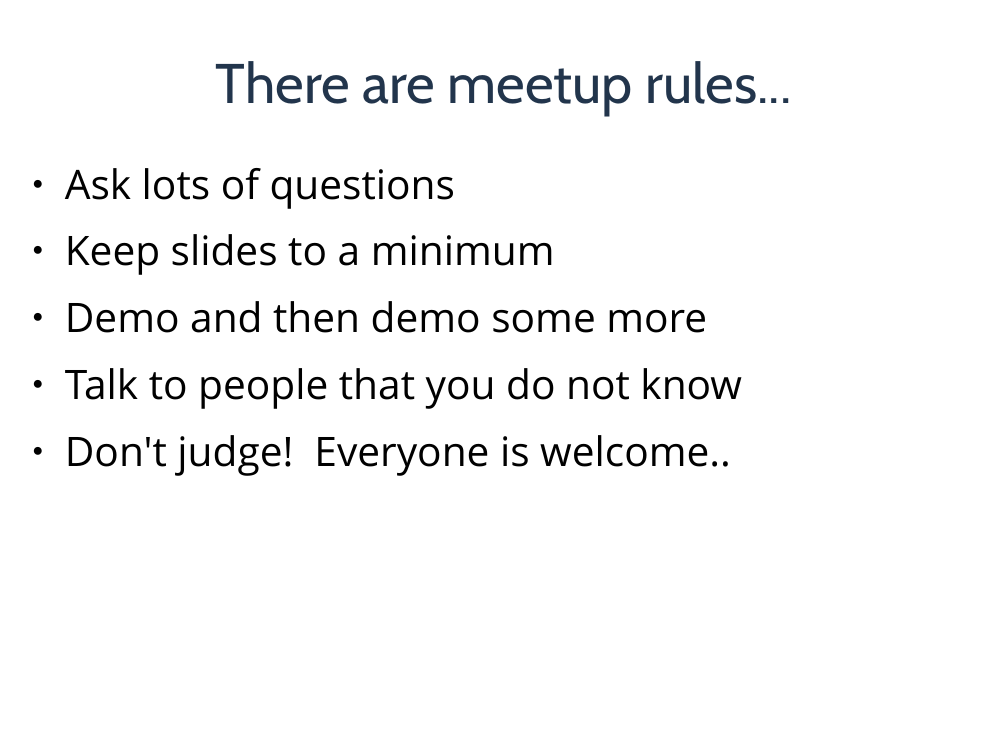
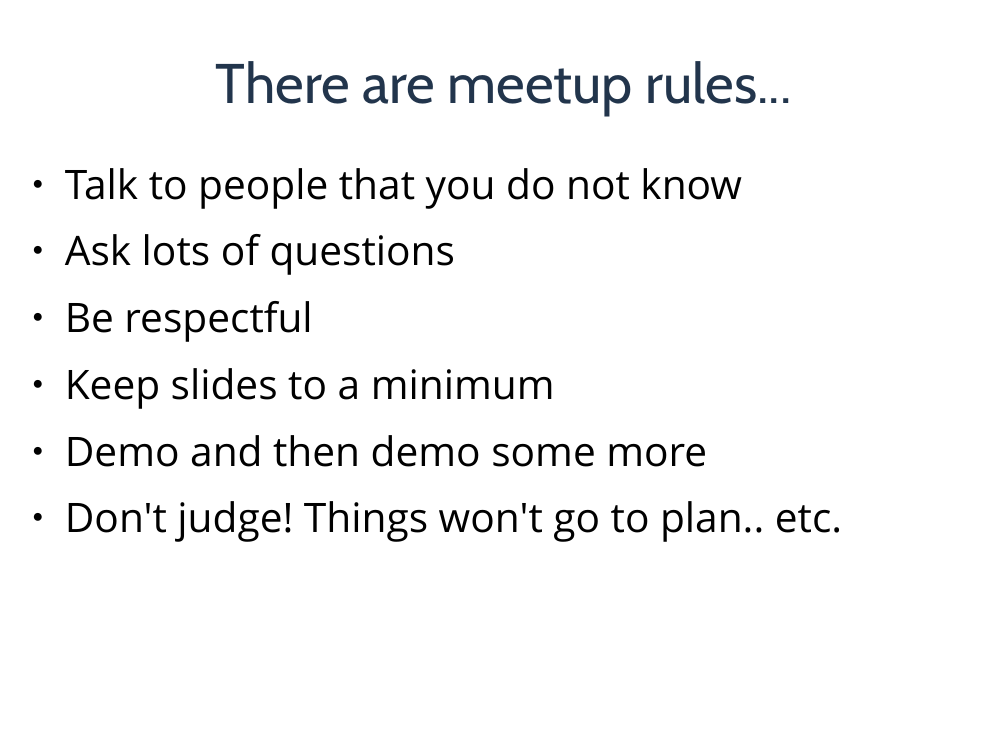
Before and after one commit to tombee/talks, a slide deck: slide 4 of GalwayMeetup131015.odp (slide 3 before the commit). Drawn at 1008x756 pixels with LibreOffice and Linux fonts; fonts in the diff are those of the drawing; background and template pictures are left out. Boxes give left, top, right and bottom in pixels: in the first picture for what was removed or moved away, otherwise in the second. Text is boxed around its words. In the diff, an @@ line names an element or a change of style, - is before the commit and + after.

```diff
--- a/GalwayMeetup131015.odp
+++ b/GalwayMeetup131015.odp
@@ text at <box>65,168,742,209</box>: paragraph added @@
+● Talk to people that you do not know
@@ text at <box>65,301,312,342</box>: paragraph added @@
+● Be respectful
@@ text at <box>65,501,842,542</box>: text changed @@
-● Talk to people that you do not know
-● Don't judge! Everyone is welcome..
+● Don't judge! Things won't go to plan.. etc.
```
Also in this commit, not shown: 2 other slides changed, 1 slide added, 8 other files.
